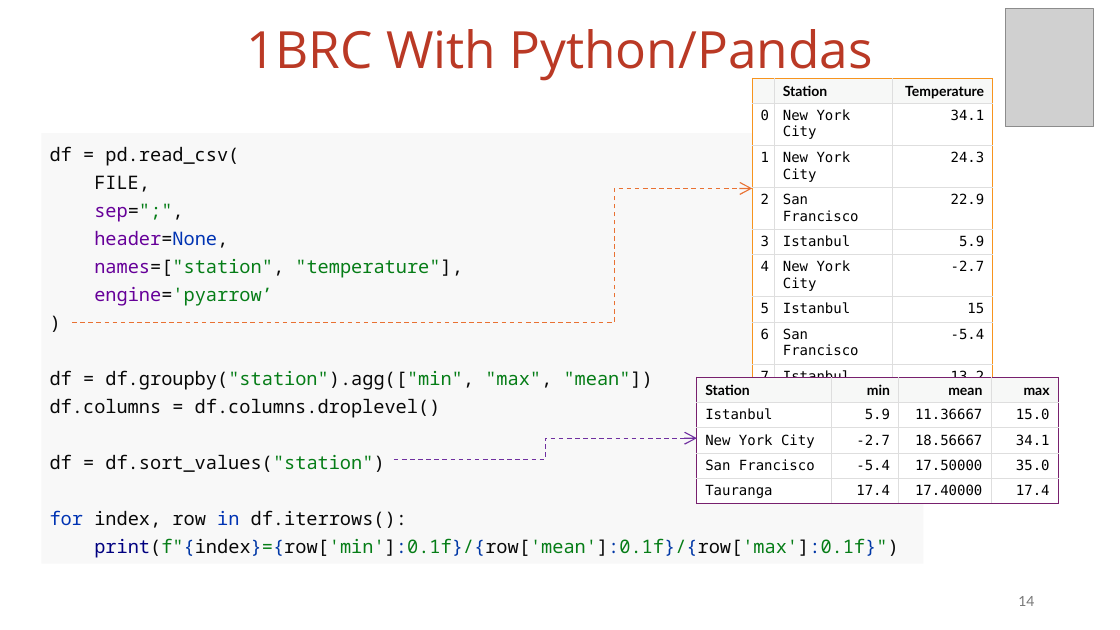
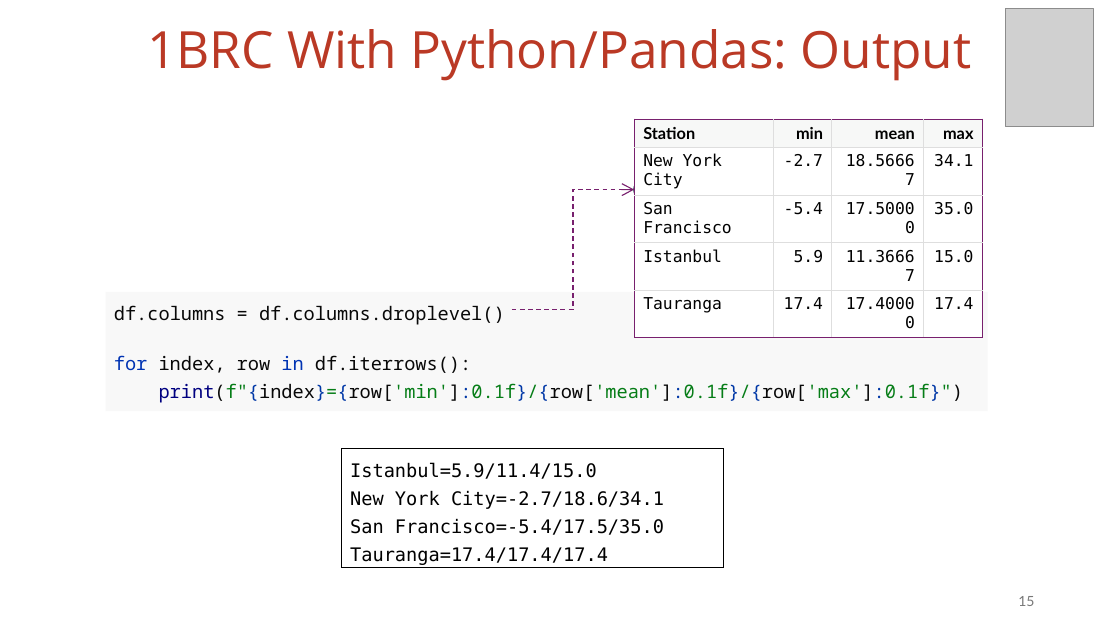
Before and after one commit to vmzakharov/missing-dataframe-talk, a slide deck: slide 15 of presentation/Missing_Dataframe_Long.pptx (slide 14 before the commit). Drawn at 1120x630 pixels with LibreOffice and Linux fonts; fonts in the diff are those of the drawing; grey boxes stand for pictures. Boxes give left, top, right and bottom in pixels: in the first picture for what was removed or moved away, otherwise in the second. Text is boxed around its words. In the diff, an @@ line names an element or a change of style, - is before the commit and + after.

```diff
--- a/presentation/Missing_Dataframe_Long.pptx
+++ b/presentation/Missing_Dataframe_Long.pptx
@@ title at (147,29,972,81): text changed @@
-1BRC With Python/Pandas
+1BRC With Python/Pandas: Output
@@ table removed at (752,78,993,449), 11 rows, 3 columns @@
- | Station | Temperature
-0 | New York City | 34.1
-1 | New York City | 24.3
-2 | San Francisco | 22.9
-3 | Istanbul | 5.9
-4 | New York City | -2.7
-5 | Istanbul | 15
-6 | San Francisco | -5.4
-7 | Istanbul | 13.2
-8 | San Francisco | 35
-9 | Tauranga | 17.4
@@ table at (635,119,982,317) @@
-row 2: Istanbul | 5.9 | 11.36667 | 15.0
+row 4: Istanbul | 5.9 | 11.36667 | 15.0
@@ size 12 to 14 pt in "Station", "min", "mean", "max" and 4 more places @@
@@ table: place and size @@
-table at (697,377,1059,503)
+table at (635,119,982,317)
@@ ellipse added at (634,179,655,200), fill #156082, outline #092A39 1.5 pt @@
@@ elbow arrow removed from (72, 323) to (752, 188) @@
@@ elbow arrow added from (512, 309) to (634, 190), #78206E 1 pt dashed @@
@@ rectangle "df.columns = df.columns.droplevel()": place and size @@
-rectangle "df.columns = df.columns.droplevel()" at (41,134,923,564)
+rectangle "df.columns = df.columns.droplevel()" at (106,292,988,411)
@@ text in rectangle at (114,305,505,325): text changed @@
-df = pd.read_csv(
-FILE,
-sep=";",
-header=None,
-names=["station", "temperature"],
-engine='pyarrow’
-)
-df = df.groupby("station").agg(["min", "max", "mean"])
-df.columns = df.columns.droplevel()
-df = df.sort_values("station")
+df.columns = df.columns.droplevel()
@@ rectangle added at (342,449,723,567), fill #FFFFFF, outline #000000 0.75 pt, 16 pt, text #000000 @@
+Istanbul=5.9/11.4/15.0
+New York City=-2.7/18.6/34.1
+San Francisco=-5.4/17.5/35.0
+Tauranga=17.4/17.4/17.4
@@ elbow arrow removed from (394, 460) to (697, 439) @@
@@ page number at (1018,596,1034,606): text changed @@
-14
+15
```
Also in this commit, not shown: 3 other slides changed, 5 slides added, 1 slide removed, 1 other file.
